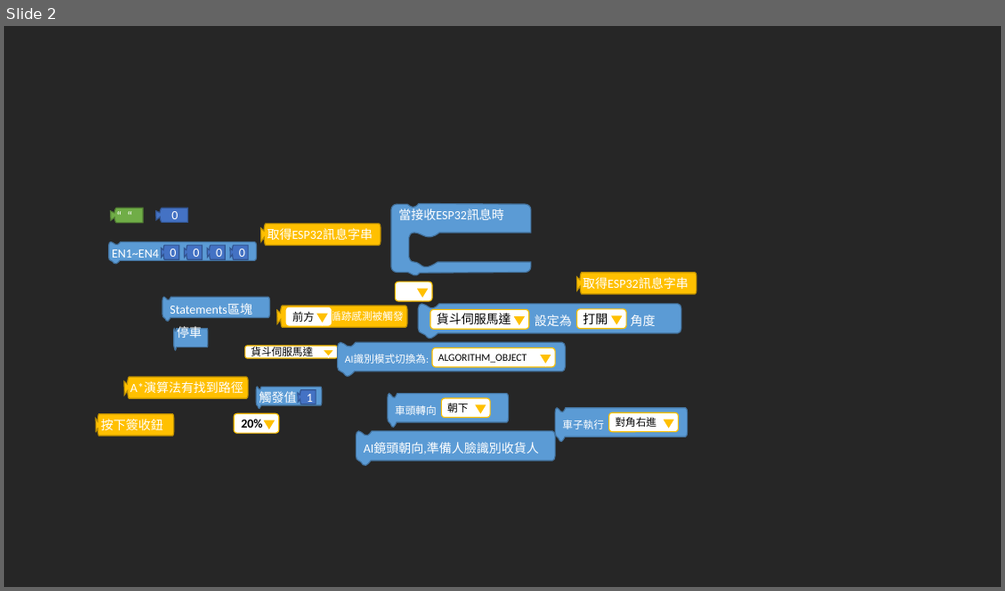
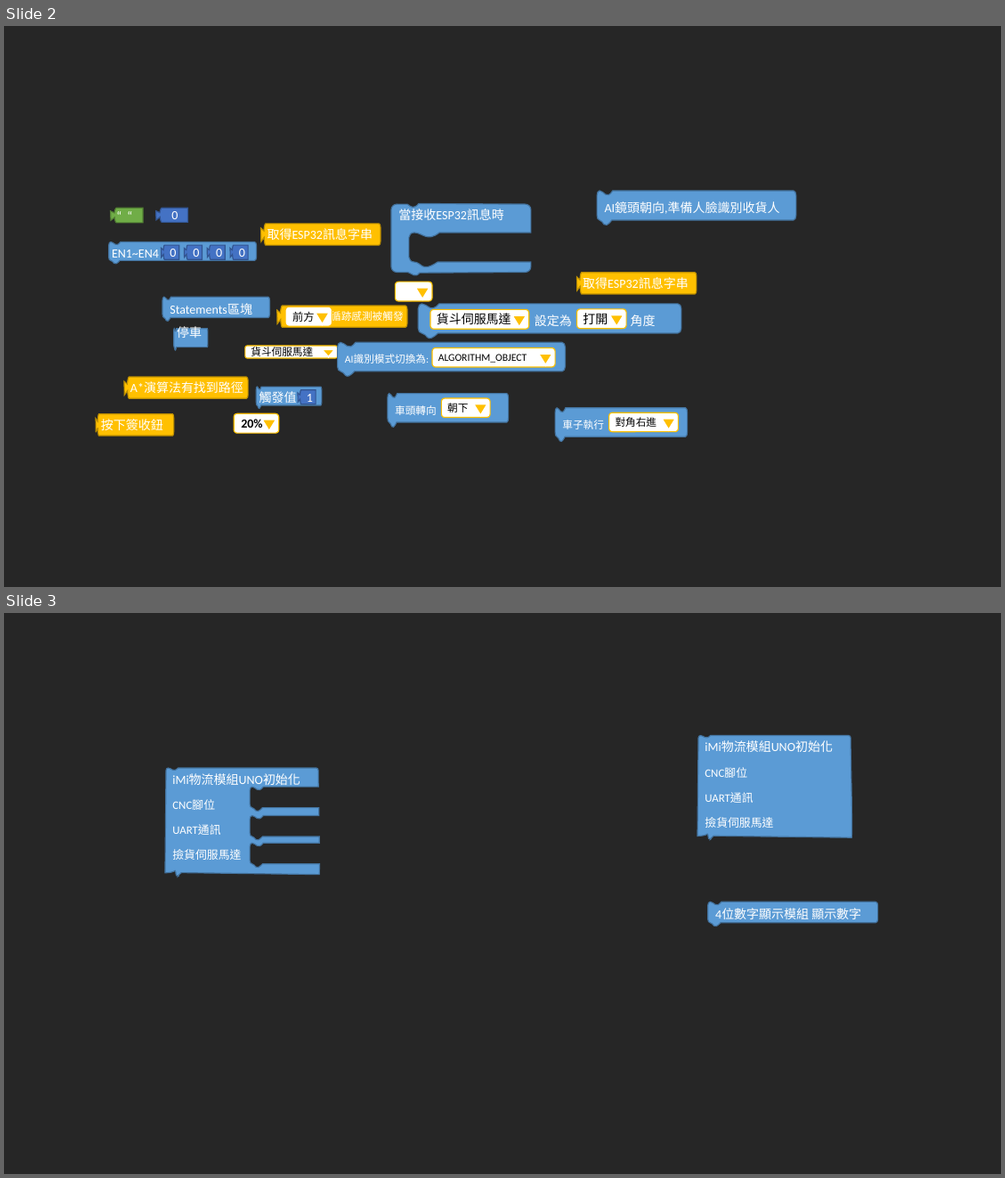
Before and after one commit to kingofamani/Arduino, a slide deck: tools/myCustomBlockly/iMi/block.pptx. Shown one above the other, each under a label of ours: slide 2 before the commit, slides 2 and 3 after it. The pictures are 1005x591 and 1005x1178 pixels, drawn with LibreOffice and Linux fonts; fonts in the diff are those of the drawing. Boxes give left, top, right and bottom in pixels: in the first picture for what was removed or moved away, otherwise in the second. Text is boxed around its words. In the diff, an @@ line names an element or a change of style, - is before the commit and + after.

Commit message:
新增：小車UNO物流模組積木規劃[未完成]

```diff
--- a/tools/myCustomBlockly/iMi/block.pptx
+++ b/tools/myCustomBlockly/iMi/block.pptx
@@ slide 3 added at (4,613,1001,1174), background #262626 @@
@@ freeform shape added at (697,736,852,840), fill #5B9BD5, outline #43739E 1 pt, 11 pt, text #FFFFFF @@
+iMi物流模組UNO初始化
+CNC腳位
+UART通訊
+撿貨伺服馬達
@@ freeform shape added at (165,768,320,876), fill #5B9BD5, outline #43739E 1 pt, 11 pt, text #FFFFFF @@
+iMi物流模組UNO初始化
+CNC腳位
+UART通訊
+撿貨伺服馬達
@@ freeform shape added at (708,901,877,926), fill #5B9BD5, outline #43739E 1 pt, 12 pt, text #FFFFFF @@
+4位數字顯示模組 顯示數字
@@ slide 2 changed as well @@
@@ freeform shape "AI鏡頭朝向,準備人臉識別收貨人": place and size @@
-freeform shape "AI鏡頭朝向,準備人臉識別收貨人" at (356,431,555,466)
+freeform shape "AI鏡頭朝向,準備人臉識別收貨人" at (597,191,796,224)
```
Also in this commit, not shown: 1 slide removed, 4 other files.
